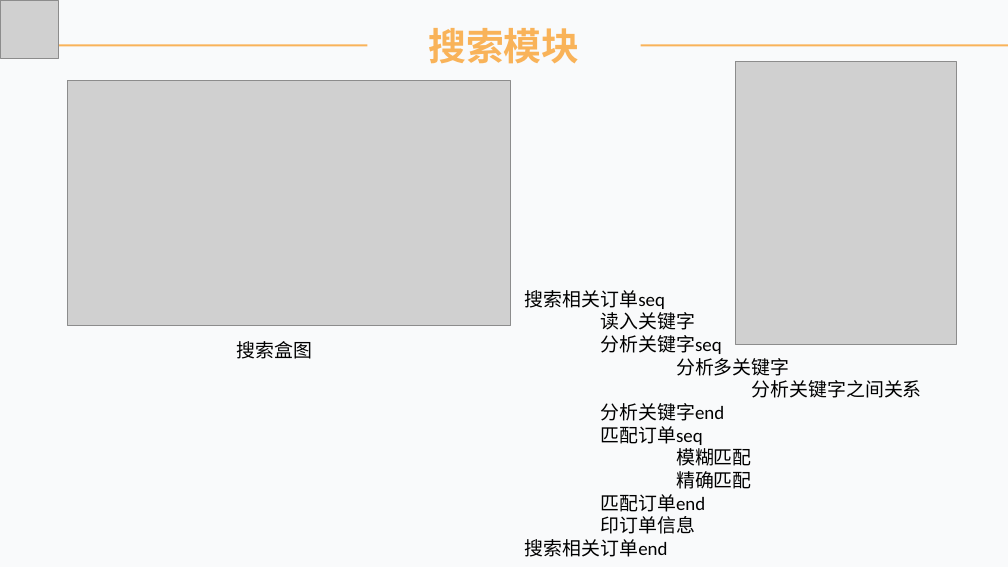
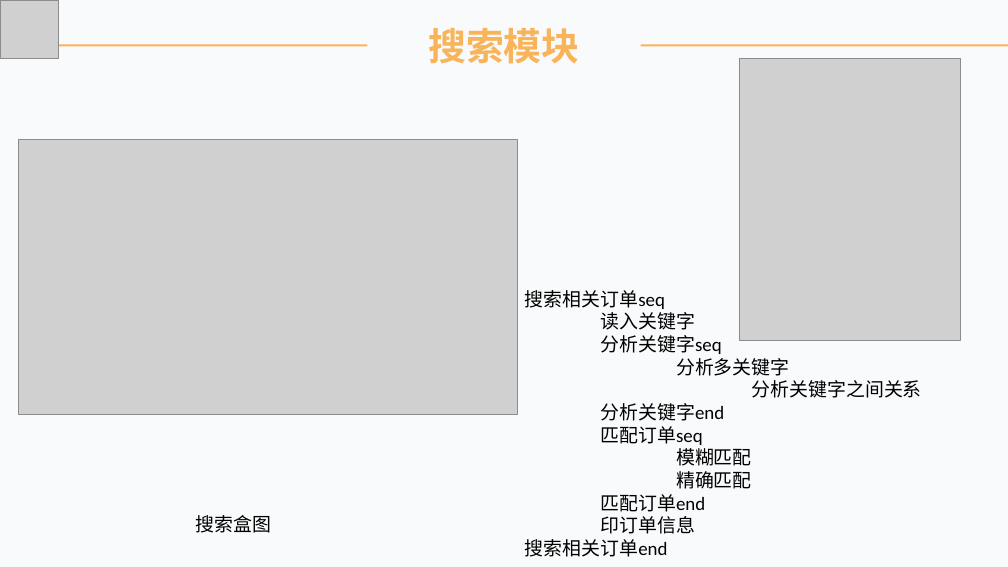
Before and after one commit to lorenzoyoung/ZUCC-Lazy-Bone, a slide deck: slide 29 of 评审PPT/SE2019春-G11-总体设计+详细设计/SE2019春-G11-软件总体+详细设计PPT.pptx (slide 27 before the commit). Drawn at 1008x567 pixels with LibreOffice and Linux fonts; fonts in the diff are those of the drawing; grey boxes stand for pictures. Boxes give left, top, right and bottom in pixels: in the first picture for what was removed or moved away, otherwise in the second. Text is boxed around its words. In the diff, an @@ line names an element or a change of style, - is before the commit and + after.

```diff
--- a/评审PPT/SE2019春-G11-总体设计+详细设计/SE2019春-G11-软件总体+详细设计PPT.pptx
+++ b/评审PPT/SE2019春-G11-总体设计+详细设计/SE2019春-G11-软件总体+详细设计PPT.pptx
@@ picture: place and size @@
-picture at box(736, 62, 957, 344)
+picture at box(740, 58, 961, 340)
@@ picture: place and size @@
-picture at box(67, 80, 510, 326)
+picture at box(19, 140, 518, 414)
@@ text "搜索盒图": place and size @@
-text "搜索盒图" at box(237, 341, 313, 359)
+text "搜索盒图" at box(195, 515, 271, 533)
```
Also in this commit, not shown: 9 other slides changed, 2 slides added, 13 other files.
